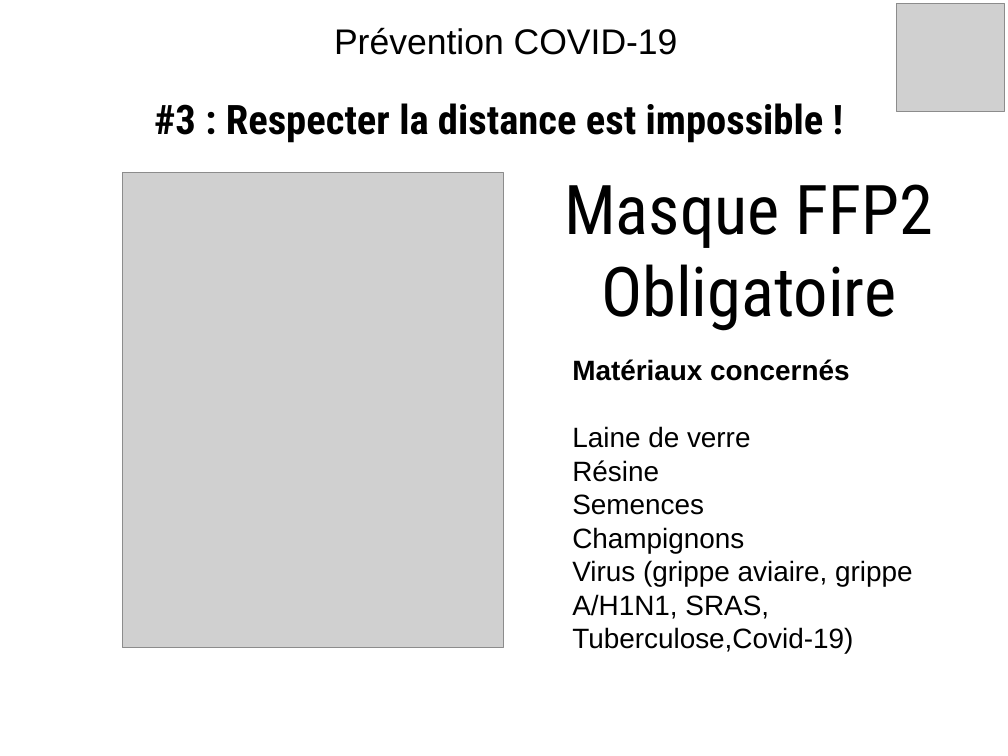
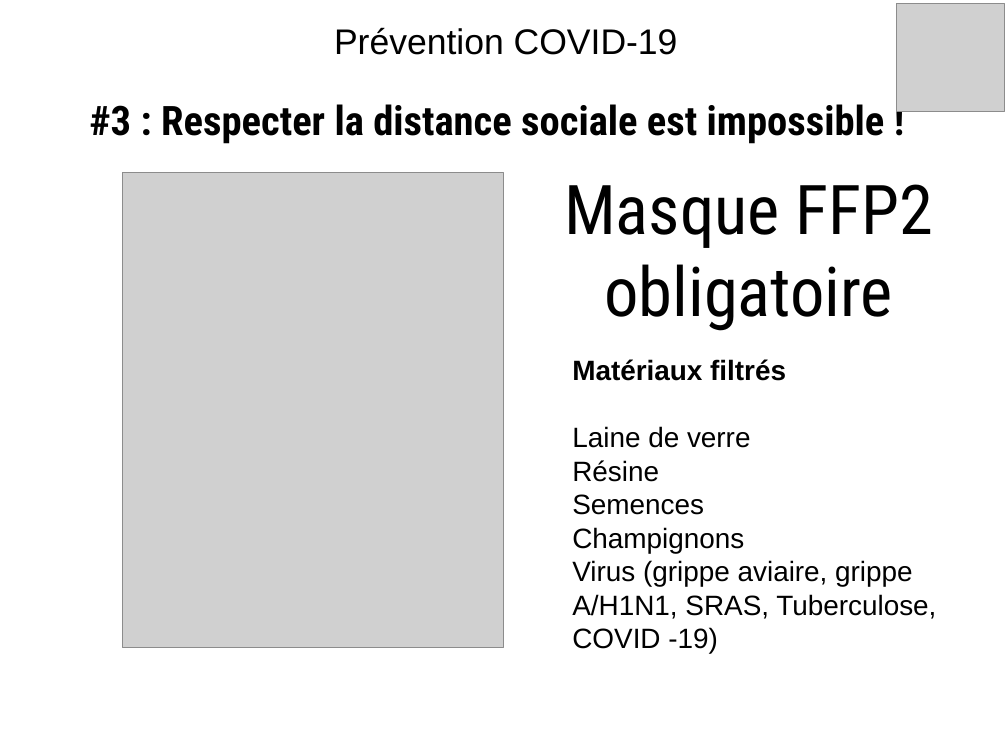
Before and after one commit to Evarisk/bibliotheque-media-risque, a slide deck: slide 4 of causerie/produits-emissions-dechets/prevention-detection-covid-19/prevention-detection-covid-19.odp (slide 3 before the commit). Drawn at 1008x756 pixels with LibreOffice and Linux fonts; fonts in the diff are those of the drawing; grey boxes stand for pictures; background and template pictures are left out. Boxes give left, top, right and bottom in pixels: in the first picture for what was removed or moved away, otherwise in the second. Text is boxed around its words. In the diff, an @@ line names an element or a change of style, - is before the commit and + after.

```diff
--- a/causerie/produits-emissions-dechets/prevention-detection-covid-19/prevention-detection-covid-19.odp
+++ b/causerie/produits-emissions-dechets/prevention-detection-covid-19/prevention-detection-covid-19.odp
@@ title at box(89, 104, 885, 144): text changed @@
-#3 : Respecter la distance est impossible !
+#3 : Respecter la distance sociale est impossible !
@@ title at box(564, 184, 933, 331): text changed @@
-Masque FFP2
-Obligatoire
+Masque FFP2
+obligatoire
@@ text at box(572, 359, 936, 654): text changed @@
-Matériaux concernés
-Laine de verre
-Résine
-Semences
-Champignons
-Virus (grippe aviaire, grippe A/H1N1, SRAS, Tuberculose,Covid-19)
+Matériaux filtrés
+Laine de verre
+Résine
+Semences
+Champignons
+Virus (grippe aviaire, grippe A/H1N1, SRAS, Tuberculose, COVID -19)
```
Also in this commit, not shown: 3 other slides changed, 1 slide added, 3 other files.
